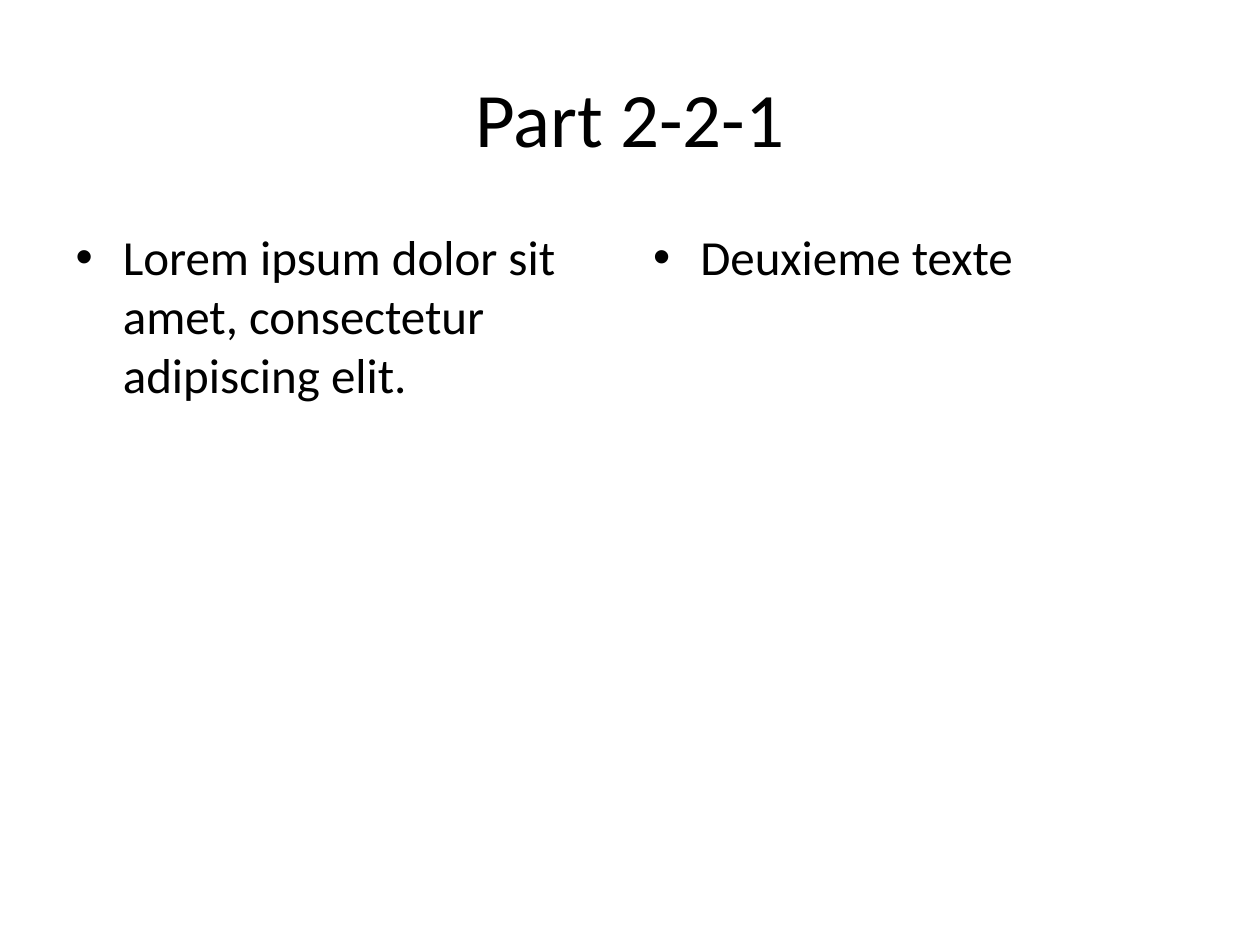
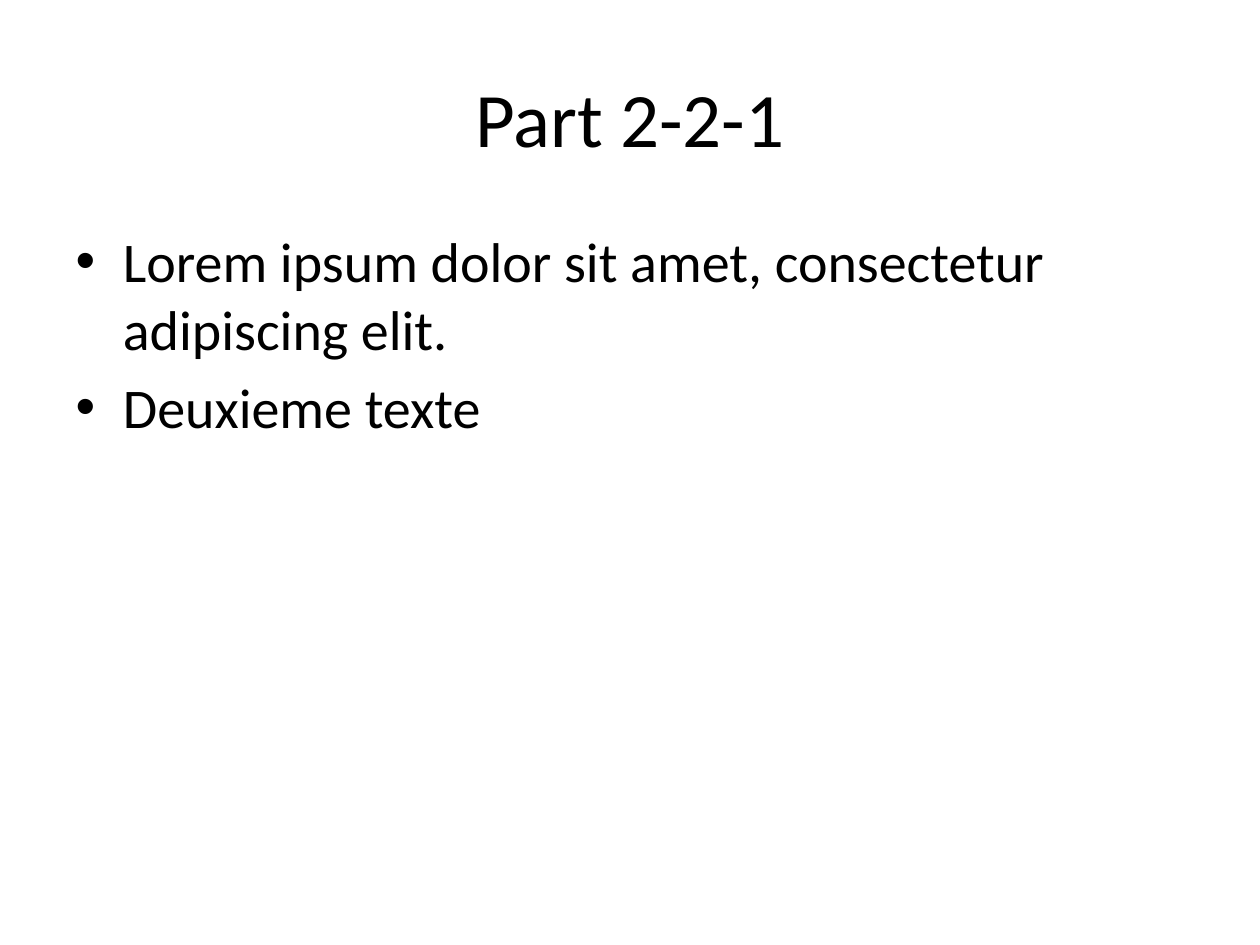
Before and after one commit to GremyTrullier/PFE-Text2Slide, a slide deck: slide 12 of python-pptx/testjson2.pptx (slide 8 before the commit). Drawn at 1260x945 pixels with LibreOffice and Linux fonts; fonts in the diff are those of the drawing. Boxes give left, top, right and bottom in pixels: in the first picture for what was removed or moved away, otherwise in the second. Text is boxed around its words. In the diff, an @@ line names an element or a change of style, - is before the commit and + after.

```diff
--- a/python-pptx/testjson2.pptx
+++ b/python-pptx/testjson2.pptx
@@ text at (123,243,1044,360): size 28 to 32 pt in "Lorem ipsum dolor sit amet, consectetur adipiscing ..." @@
@@ text removed at (700,241,1013,276) @@
-• Deuxieme texte
@@ text at (123,389,481,429): paragraph added @@
+• Deuxieme texte
```
Also in this commit, not shown: 2 other slides changed, 4 slides added, 13 other files.
